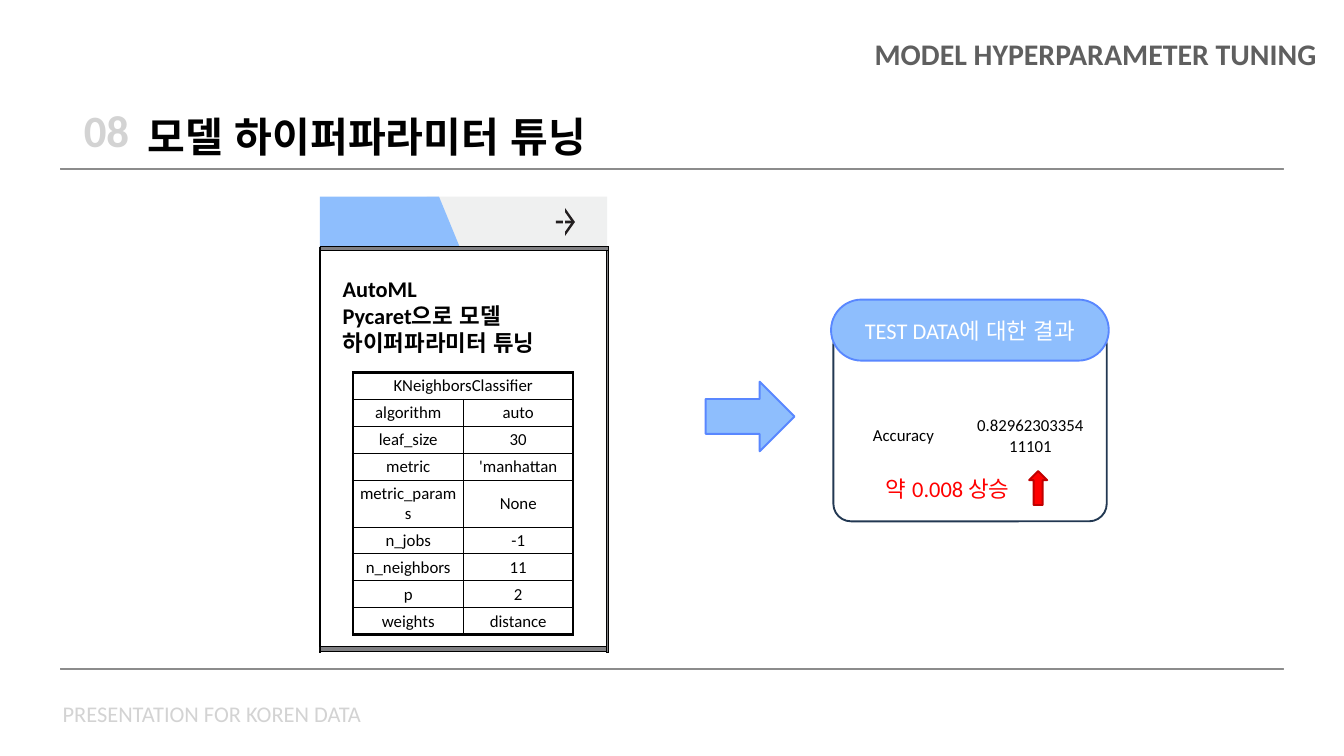
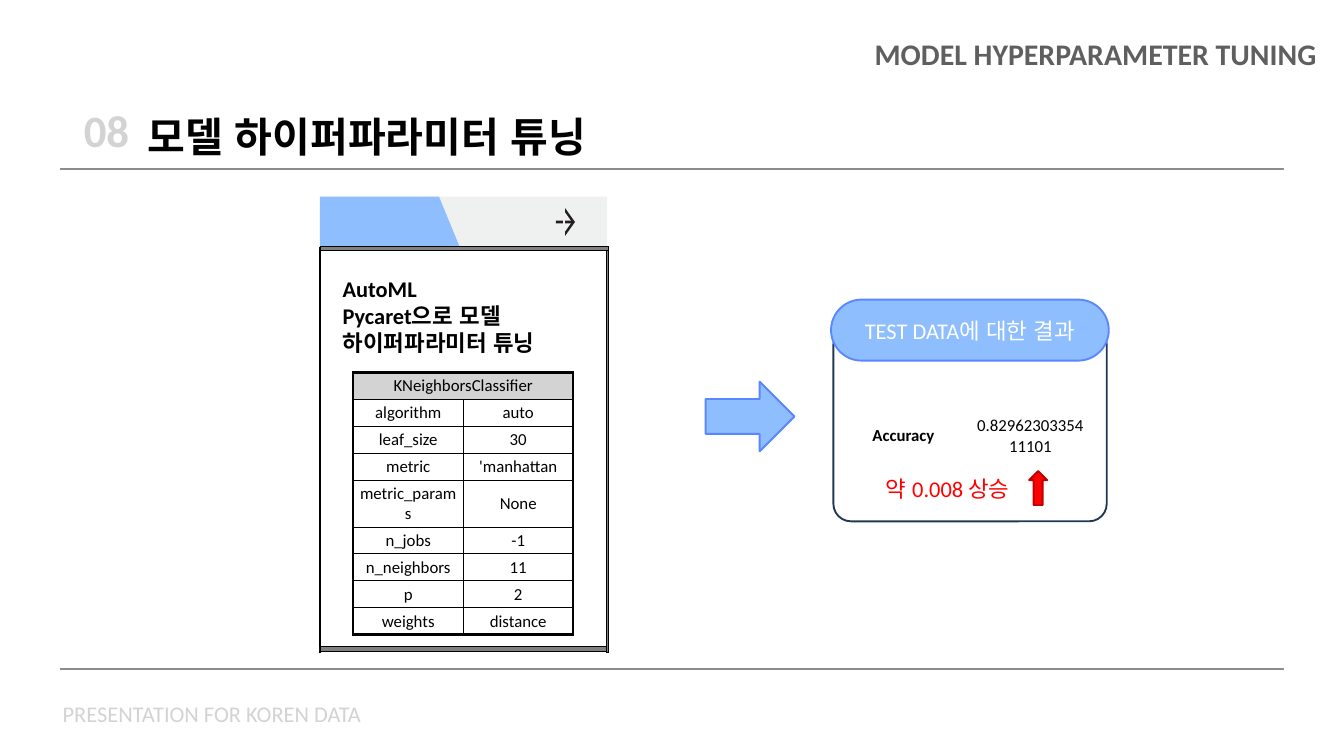
Before and after one commit to chorimgenius/zerooneai_intern, a slide deck: slide 13 of koren/koren_data_presentation.pptx. Drawn at 1344x756 pixels with LibreOffice and Linux fonts; fonts in the diff are those of the drawing; grey boxes stand for pictures. Boxes give left, top, right and bottom in pixels: in the first picture for what was removed or moved away, otherwise in the second. Text is boxed around its words. In the diff, an @@ line names an element or a change of style, - is before the commit and + after.

```diff
--- a/koren/koren_data_presentation.pptx
+++ b/koren/koren_data_presentation.pptx
@@ table at bbox=[353, 372, 574, 634] @@
@@ fill none to #D3D3D3 in row 1, column 1 @@
@@ table at bbox=[840, 413, 1094, 460] @@
@@ bold on in "Accuracy" @@
```
Also in this commit, not shown: 2 other slides changed, 1 slide added, 1 other file.
